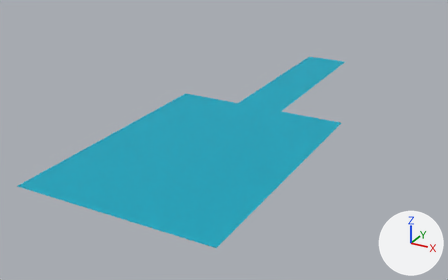
An edit to the FBX model Assets/Models/WaterPlane.fbx, drawn before and after from the same camera.
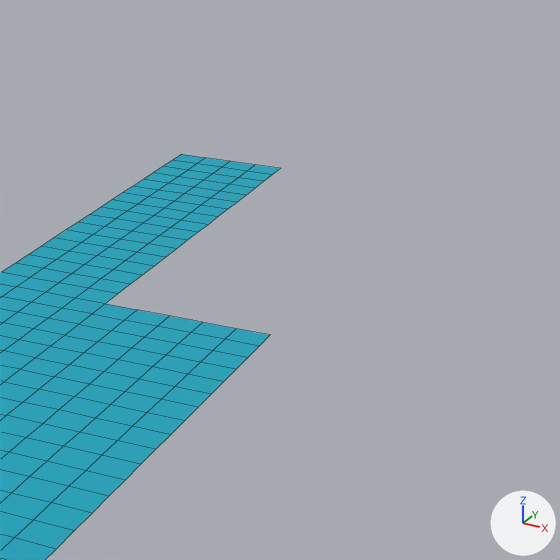
Old and new are each drawn whole from a 50 mm lens placed at (17.6, -36.3, 12.6), pointed at (-0.7, -3.0, -4.0) and again close up on the part from 54% to 100% of the width and 0% to 73% of the height. Arrows for +X, +Y and +Z are at lower right; the lights stay in place. The close-ups show mesh edges as thin lines. Where no turn or scale is listed for an object, it has been applied to the vertices.

The first close-up shows 'Water'.
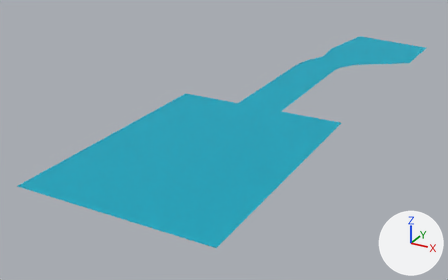
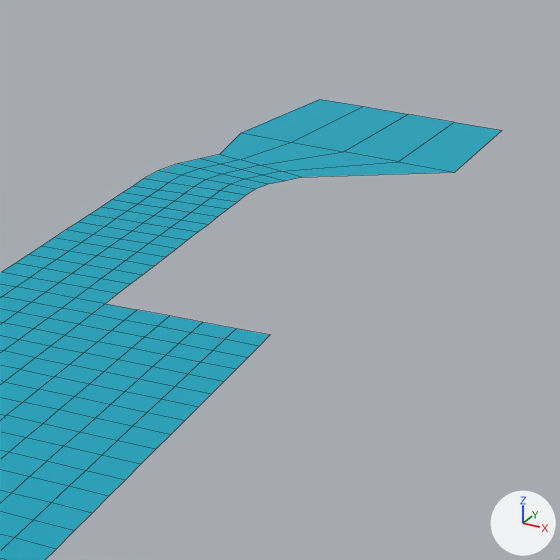
Location of each change, [x1, y1, x2, y2] in pixels of the close-ups (560 x 560 px):
'Water', reshaped: before [0, 154, 281, 560]; after [0, 99, 502, 560]
part 1 of me_mesh, built on: before [144, 154, 281, 195]; after [144, 99, 502, 195]

What changed in the scene script:
```text
Change me_mesh:
    used by ob_water; location = (1.72, -4.26, -1.28)
    remove me_mesh.from_pydata(...)  # 415 vertices, 362 faces; spans x -5.5..5.5, y -13.8..13.8, z 0.0
    add me_mesh.from_pydata(...)  # 425 vertices, 370 faces; spans x -5.5..6.2, y -13.8..22.1, z 0.0
    me_mesh part 1
    19 vertices move from x -1.5..1.5, y 11.6..13.8, z 0.0 to x -1.5..2.3, y 11.5..14.3, z 0.0
    10 vertices are added at x -0.8..6.2, y 15.8..22.1, z 0.0
    8 new faces join them
```
